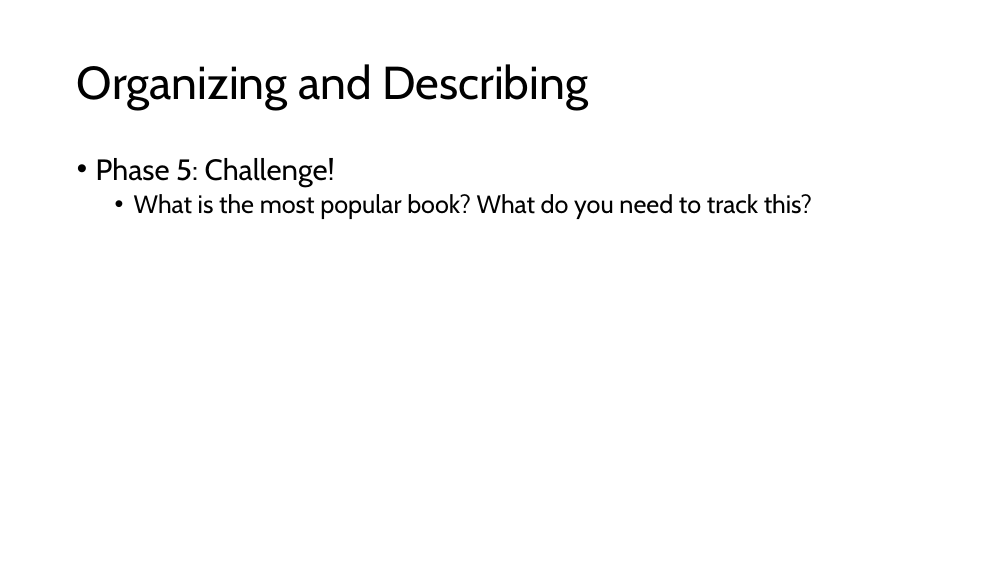
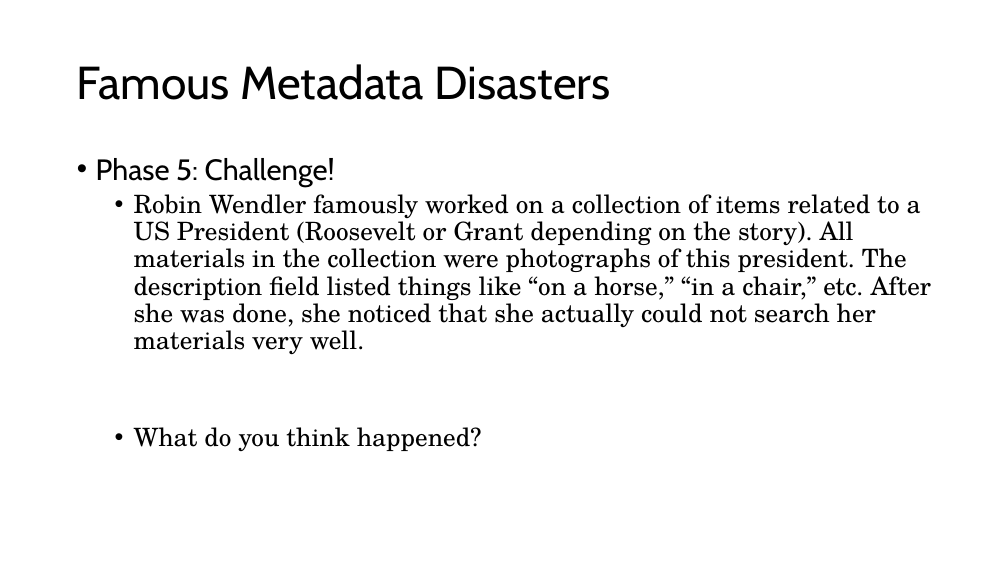
Before and after one commit to walshbr/data-for-the-rest-of-us, a slide deck: slide 14 of resources/week-3/description.pptx (slide 13 before the commit). Drawn at 1008x567 pixels with LibreOffice and Linux fonts; fonts in the diff are those of the drawing. Boxes give left, top, right and bottom in pixels: in the first picture for what was removed or moved away, otherwise in the second. Text is boxed around its words. In the diff, an @@ line names an element or a change of style, - is before the commit and + after.

```diff
--- a/resources/week-3/description.pptx
+++ b/resources/week-3/description.pptx
@@ title at (x1=77, y1=64, x2=611, y2=100): text changed @@
-Organizing and Describing
+Famous Metadata Disasters
@@ text at (x1=134, y1=194, x2=932, y2=451): text changed; font Cabin to TeX Gyre Schola @@
-  • What is the most popular book? What do you need to track this?
+  • Robin Wendler famously worked on a collection of items related to a US President (Roosevelt or Grant depending on the story). All materials in the collection were photographs of this president. The description field listed things like “on a horse,” “in a chair,” etc. After she was done, she noticed that she actually could not search her materials very well.
+  • What do you think happened?
```
Also in this commit, not shown: 5 other slides changed, 3 slides added, 1 slide removed.
